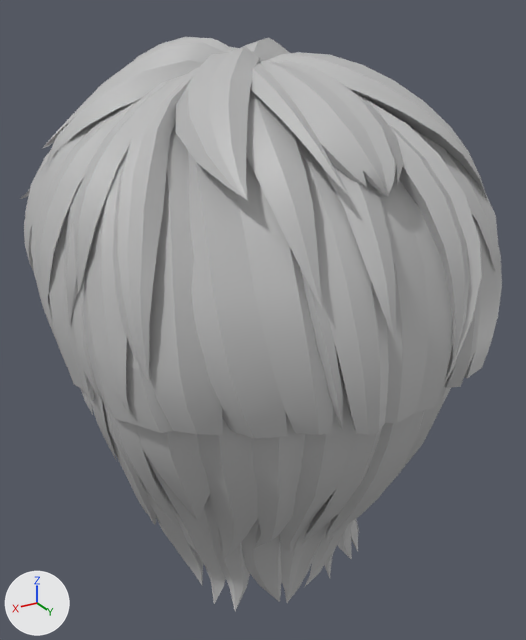
The FBX model Assets/Character Customization/XanaAvatar2.0/Presets/Boys PresetsNew/Boy_Preset_03/Boy_H_028.fbx: old version first, new version second.
Before and after are seen from a camera (50 mm lens) standing at (0.158, 0.308, 1.504) and looking at (-0.008, 0.031, 1.366). Every picture has the same lights, and +X, +Y and +Z are marked at lower left. Where no turn or scale is listed for an object, it has been applied to the vertices. Vertices at the same position are counted once.

Names of what the first picture shows: 'Boy_H_028'.
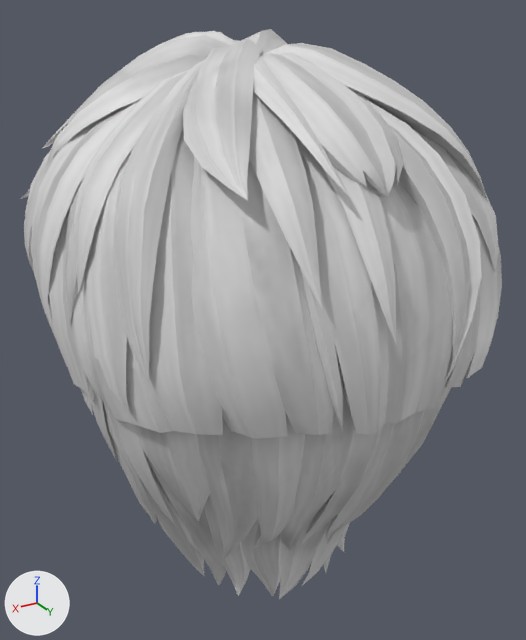
Where the change shows, as pixel boxes [x1, y1, x2, y2] in the pictures (526 x 640 px; the box of a moved part takes in the faces that stretch with it):
'Boy_H_028', surface changed, reshaped
    before: [20, 37, 502, 611]
    after: [20, 29, 502, 599]
part 1 of me_mesh, moved or reshaped
    before: [90, 37, 394, 237]
    after: [90, 29, 394, 237]
part 2 of me_mesh, moved or reshaped
    before: [153, 509, 359, 611]
    after: [152, 507, 350, 599]

The change, as a diff of the scene's bpy script:
```diff
--- a/Assets/Character Customization/XanaAvatar2.0/Presets/Boys PresetsNew/Boy_Preset_03/Boy_H_028.fbx.py
+++ b/Assets/Character Customization/XanaAvatar2.0/Presets/Boys PresetsNew/Boy_Preset_03/Boy_H_028.fbx.py
@@ img_boy_h_028_boy_h_028_white_mat_basecolor_png @@
+img_boy_h_028_boy_h_028_white_mat_basecolor_png = load_image('Boy_H_028_Boy_H_028_White_MAT_BaseColor.png', 'Boy_H_028.fbm/Boy_H_028_Boy_H_028_White_MAT_BaseColor.png', 512, 512, 'sRGB')
@@ mat_boy_h_028_mat @@
 mat_boy_h_028_mat = principled_material('Boy_H_028_MAT')
-mat_boy_h_028_mat.base_color = (0.5, 0.5, 0.5)  # grey #bcbcbc
+mat_boy_h_028_mat.texture = img_boy_h_028_boy_h_028_white_mat_basecolor_png
@@ me_mesh @@
 # used by ob_boy_h_028; location = (0.0, 0.0, 0.0)
-me_mesh.from_pydata(...)  # 4796 vertices, 4357 faces; spans x -0.096..0.096, y -0.093..0.142, z 1.243..1.492
+me_mesh.from_pydata(...)  # 4793 vertices, 4357 faces; spans x -0.096..0.096, y -0.093..0.142, z 1.243..1.496
+# me_mesh part 1: 446 vertices moved from x -0.046..0.071, y -0.009..0.1, z 1.448..1.492 to x -0.046..0.07, y -0.008..0.1, z 1.447..1.496; 14 vertices removed from x 0.01..0.062, y 0.048..0.088, z 1.459..1.476; 11 vertices added at x 0.01..0.061, y 0.049..0.088, z 1.458..1.477
+# me_mesh part 2: 204 vertices moved from x -0.048..0.058, y 0.049..0.094, z 1.243..1.289 to x -0.048..0.058, y 0.048..0.093, z 1.243..1.289; 2 vertices removed from x -0.001..0.06, y 0.04..0.098, z 1.282..1.284; 2 vertices added at x -0.002..0.059, y 0.04..0.098, z 1.282..1.284
 me_mesh.materials.append(mat_boy_h_028_mat)
```
